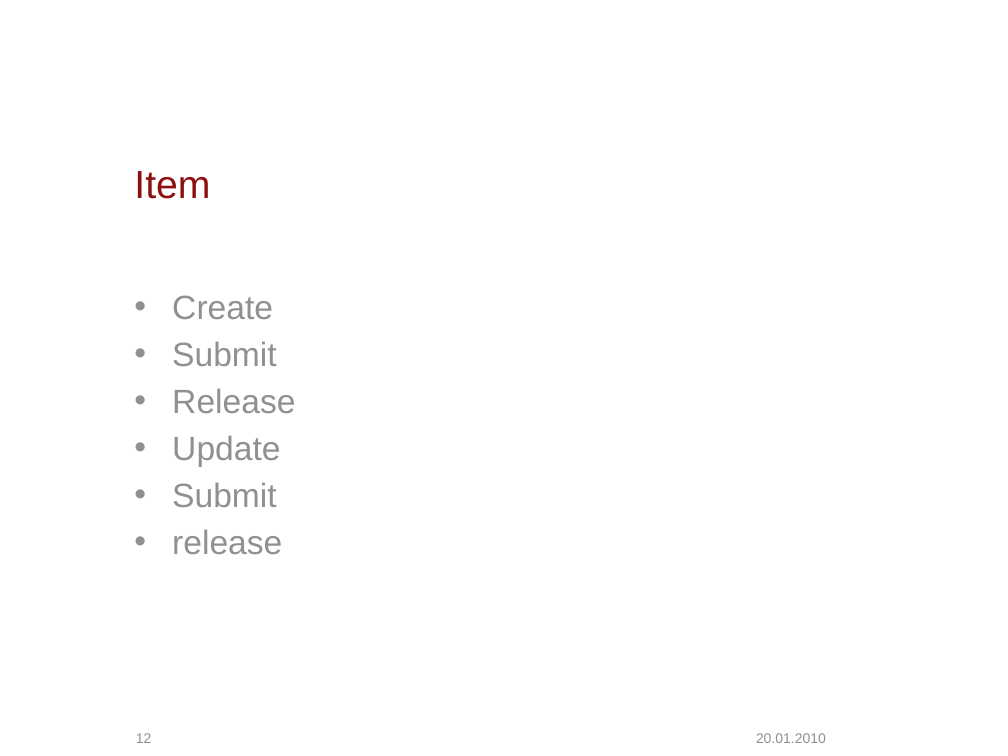
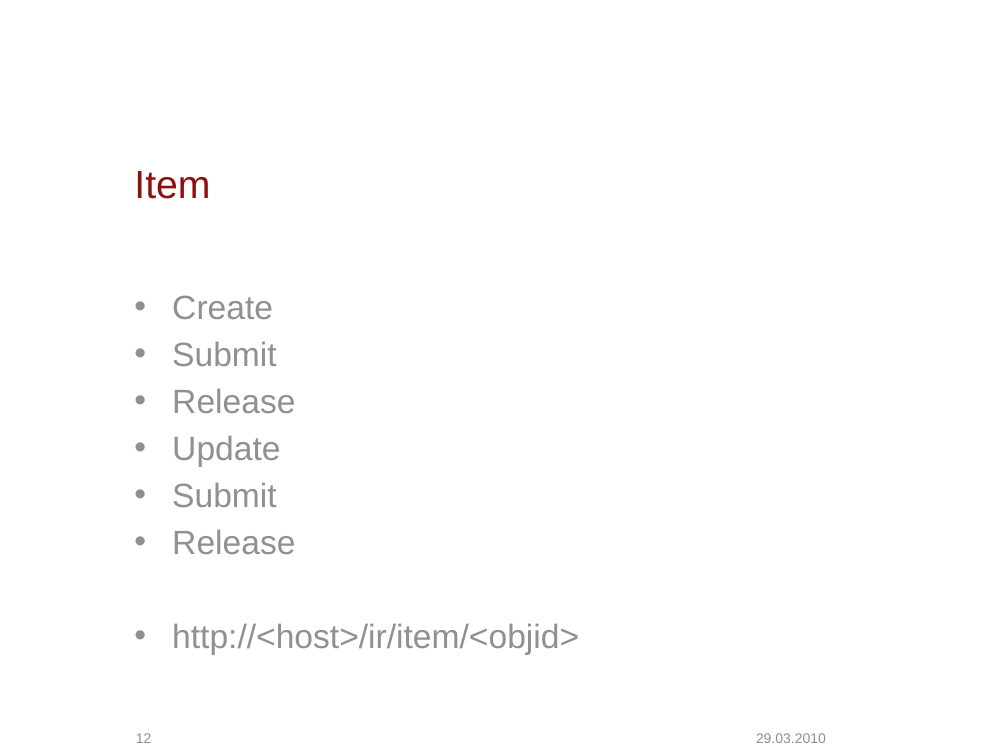
Before and after one commit to escidoc/escidoc-examples-old, a slide deck: slide 12 of doc/presentation.pptx. Drawn at 1008x756 pixels with LibreOffice and Linux fonts; fonts in the diff are those of the drawing; background and template pictures are left out. Boxes give left, top, right and bottom in pixels: in the first picture for what was removed or moved away, otherwise in the second. Text is boxed around its words. In the diff, an @@ line names an element or a change of style, - is before the commit and + after.

```diff
--- a/doc/presentation.pptx
+++ b/doc/presentation.pptx
@@ text at (172, 529, 579, 655): text changed @@
-• release
+• Release
+• http://<host>/ir/item/<objid>
@@ text at (756, 733, 826, 743): text changed @@
-20.01.2010
+29.03.2010
```
Also in this commit, not shown: 14 other slides changed, 1 slide added.
